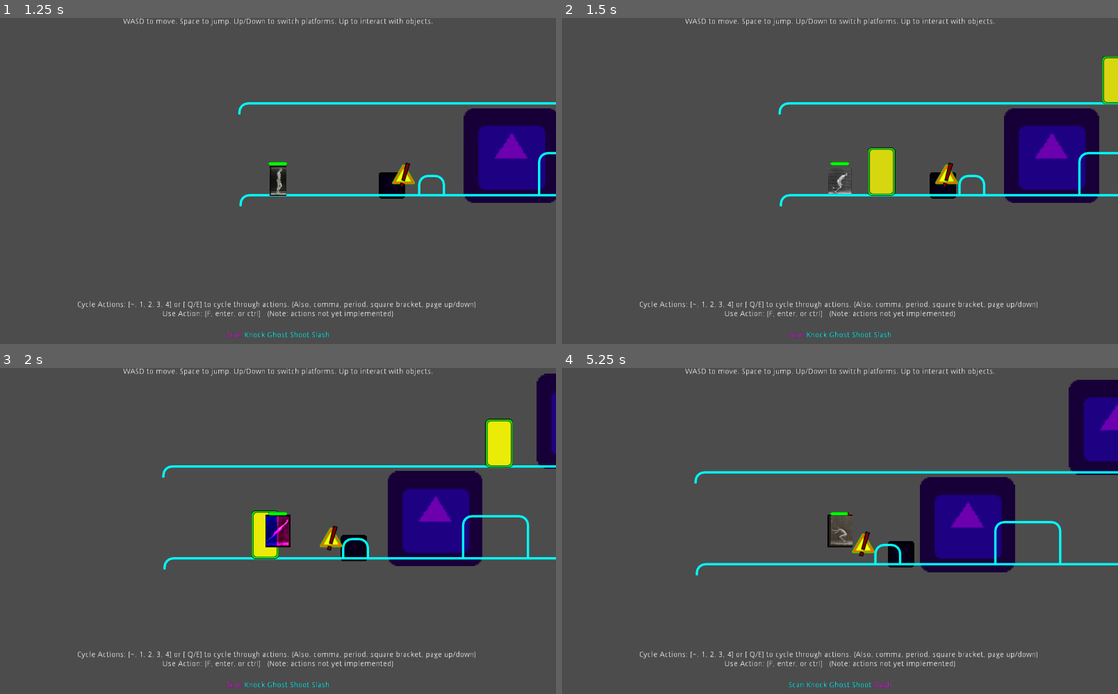
Above: before the commit, frames 1-4 (two rows, left to right).
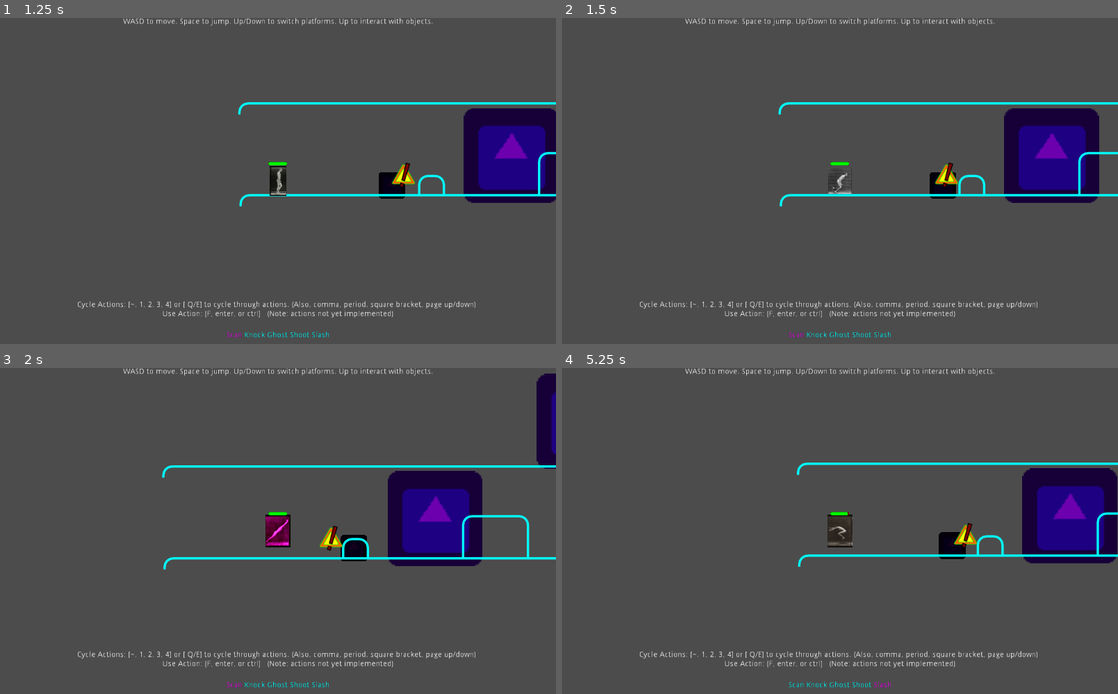
Above: after the commit, the same moments.

Repository: godot-wildlings/cyberpunk-jam-2019
Game: Godot game, scene res://Main.tscn
Same seed, same stepped clock (60 frames per second), same inputs: the game is played once before the commit and once after it. The engine's default icon, where the game draws it, is replaced by a stand-in: a white triangle on a blue panel in a dark square.
Inputs:
- Up to frame 1 (1.25 s): click "Start" at 0.5 s
- Up to frame 2 (1.5 s): tap Enter at 1.25 s; hold D (mv_right) from 1.28 s (still down); tap ` (action_0) at 1.35 s
- Up to frame 3 (2 s): keep holding D (mv_right); tap Space (jump) at 1.52 s
- Up to frame 4 (5.25 s): release D (mv_right) at 2.03 s; hold S (mv_down) 2.03-2.78 s; tap 1 (action_1) at 2.1 s; tap Space (jump) at 2.27, 3.77, 4.52 s; hold D (mv_right) 2.78-3.53 s; tap 2 (action_2) at 2.85 s; hold W (mv_up) 3.53-4.28 s; tap 3 (action_3) at 3.6 s; hold A (mv_left) from 4.28 s (still down); tap 4 (action_4) at 4.35 s; tap F (action_selected) at 5.1 s

Frame 1 is identical in both runs. In frame 2, 1.2% of the frame differs, in the area x 55-100%, y 11-55%; in frame 3, 1.4%; in frame 4, 15%, in the area x 23-100%, y 3-64%.

Commit message:
Movement Bug Fix
Fixed a movement bug that occurs when Player spams Left and Right directional rapidly, making the character stuck in position. Check Discord for recordings.

Diff:
--- a/Player/Player.gd
+++ b/Player/Player.gd
@@ -98,6 +98,8 @@
 
 		elif Input.is_action_pressed("mv_right") or Input.is_action_pressed("mv_left"):
 			run_velocity = Vector2.RIGHT * speed * direction
+			print(str(run_velocity))
+			print(str(state))
 
 	elif state == states.jumping:
 		jump_velocity.y += gravity * delta
@@ -184,7 +186,7 @@
 			animation_player.play("run")
 		direction = -1
 		flip_sprites(direction)
-	elif Input.is_action_just_released("mv_right") or Input.is_action_just_released("mv_left"):
+	elif !Input.is_action_pressed("mv_right") and !Input.is_action_pressed("mv_left"):
 		if state == states.running:
 			state = states.idle
 			animation_player.stop()
--- a/Player/Player.tscn
+++ b/Player/Player.tscn
@@ -341,4 +341,5 @@
 value = 100.0
 texture_under = ExtResource( 6 )
 texture_progress = ExtResource( 7 )
+
 [connection signal="timeout" from="HitstunTimer" to="." method="_on_HitstunTimer_timeout"]
